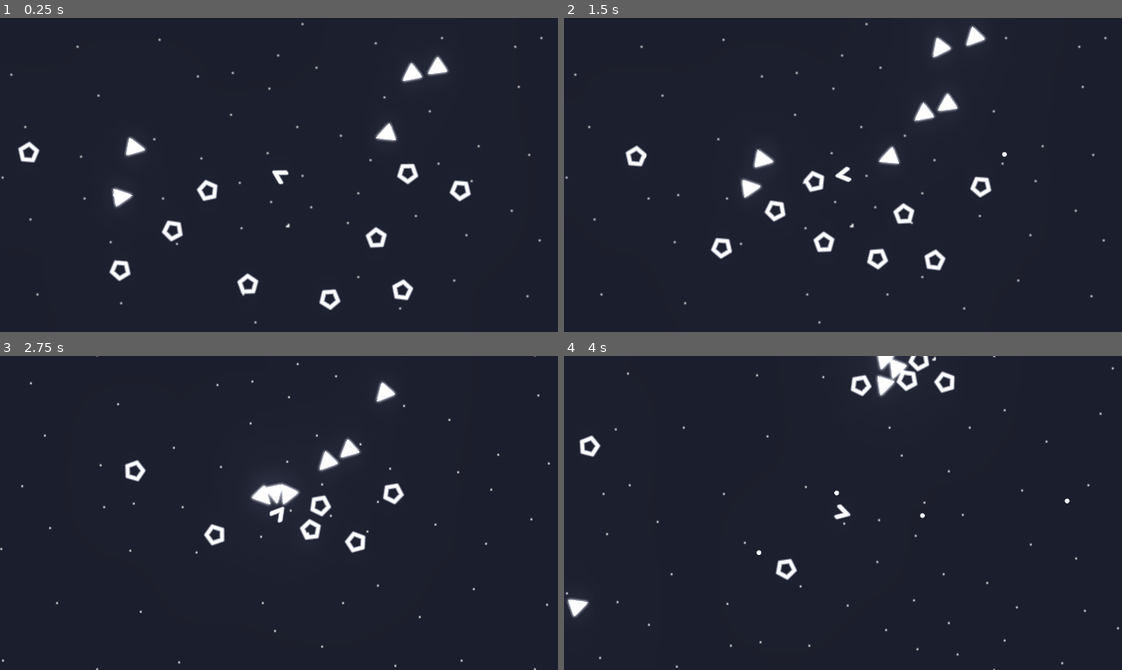
Above: before the commit, frames 1-4 (two rows, left to right).
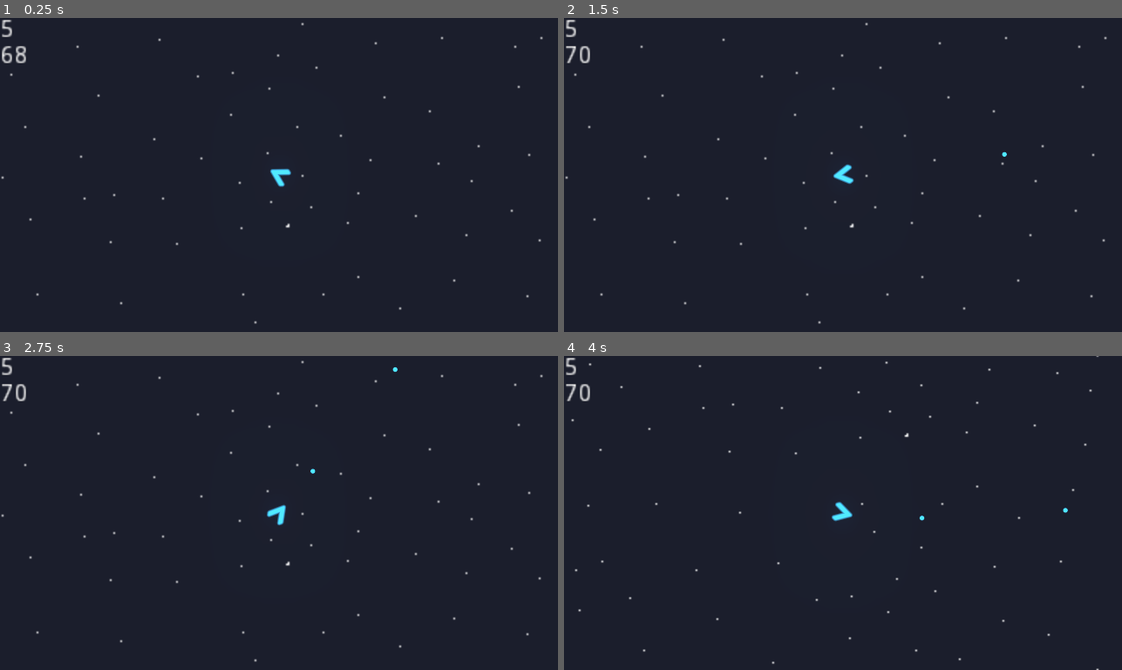
Above: after the commit, the same moments.

Repository: pattlebass/Space-jam
Game: Godot game, scene res://game.tscn
Same seed, same stepped clock (60 frames per second), same inputs: the game is played once before the commit and once after it. The engine's default icon, where the game draws it, is replaced by a stand-in: a white triangle on a blue panel in a dark square.
Inputs (mouse positions are in pixels of both pictures, inside the frame that each line leads up to):
- Up to frame 1 (0.25 s): no input
- Up to frame 2 (1.5 s): move the mouse to (965, 159) at 0.52 s; press the mouse at (965, 159) at 0.53 s; hold D (right) 0.53-1.28 s; move the mouse to (731, 190) at 1.27 s; release the mouse at (731, 190) at 1.28 s; hold A (left) from 1.28 s (still down); click (731, 190) at 1.35 s
- Up to frame 3 (2.75 s): move the mouse to (334, 443) at 2.02 s; release A (left) at 2.03 s; press the mouse at (334, 443) at 2.03 s; hold D (right) from 2.03 s (still down)
- Up to frame 4 (4 s): move the mouse to (815, 575) at 2.77 s; release D (right) at 2.78 s; release the mouse at (815, 575) at 2.78 s; hold W (up) 2.78-3.53 s; click (815, 575) at 2.85 s; move the mouse to (1010, 560) at 3.52 s; press the mouse at (1010, 560) at 3.53 s; hold A (left) from 3.53 s (still down)

The runs differ from the first frame. In frame 1, 2.9% of the frame differs, in the area x 0-85%, y 0-94%; in frame 2, 3.1%, in the area x 0-80%, y 0-81%; in frame 3, 2.9%; in frame 4, 2.5%.

Commit message:
Add files

Diff:
--- a/Space jam/assets/enemies/enemy1.gd
+++ b/Space jam/assets/enemies/enemy1.gd
@@ -1,6 +1,7 @@
 extends KinematicBody2D
 
 onready var player = get_parent().get_node("player")
+onready var game = get_parent()
 var speed = 20
 var damage = 1
 var hp = 2
@@ -12,10 +13,16 @@
 		look_at(player.position)
 		move_and_slide(Vector2(1, 0).rotated(rotation) * speed)
 	if hp <= 0:
-		queue_free()
+		destroy()
+	if global_position.distance_to(player.global_position) > 1000:
+		destroy()
 func _on_Area2D_body_entered(body):
 	if body == self:
 		return
 	elif body == player:
 		body.hp -= damage
+	destroy()
+
+func destroy():
+	game.enemies -= 1
 	queue_free()
--- a/Space jam/assets/enemies/enemy2.gd
+++ b/Space jam/assets/enemies/enemy2.gd
@@ -3,7 +3,7 @@
 export (PackedScene) var bullet_scene
 
 func _ready():
-	$Timer.start(rand_range(1, 2))
+	$Timer.start(rand_range(2, 3))
 	randomize()
 	speed = 30
 	damage = 1
@@ -16,4 +16,4 @@
 		bullet.rotation = rotation
 		bullet.damage = damage
 		bullet.parent_type = "enemy"
-	$Timer.start(rand_range(1, 2))
+	$Timer.start(rand_range(2, 3))
--- a/Space jam/game.gd
+++ b/Space jam/game.gd
@@ -1,19 +1,30 @@
 extends Node2D
 
 var enemies = 0
+onready var player = $player
 export (PackedScene) var enemy1_scene
 export (PackedScene) var enemy2_scene
 
-# Called when the node enters the scene tree for the first time.
 func _ready():
 	randomize()
-	for i in 300:
-		enemies += 1
-		var enemy1 = enemy1_scene.instance()
-		add_child(enemy1)
-		enemy1.position = Vector2(rand_range(-1500, 1500), rand_range(-1500, 1500))
-	for i in 300:
-		enemies += 1
-		var enemy2 = enemy2_scene.instance()
-		add_child(enemy2)
-		enemy2.position = Vector2(rand_range(-1500, 1500), rand_range(-1500, 1500))
+
+func _process(_delta):
+	$ui/HP.text = str(player.hp)
+	$ui/enemies.text = str(enemies)
+	if enemies < 70:
+		var repeats = 70 - enemies
+		for i in repeats:
+			var x = rand_range(-1500, 1500)
+			var y = rand_range(-1500, 1500)
+			var spawn_position = Vector2(x, y)
+			var distance_to_player = spawn_position.distance_to(player.global_position)
+			if distance_to_player < 700 && distance_to_player > 250:
+				enemies += 1
+				var enemy_chosen
+				if randi()%2 == 1:
+					enemy_chosen = enemy1_scene
+				else:
+					enemy_chosen = enemy2_scene
+				var enemy = enemy_chosen.instance()
+				add_child(enemy)
+				enemy.position = spawn_position
--- a/Space jam/game.tscn
+++ b/Space jam/game.tscn
@@ -6,25 +6,29 @@
 [ext_resource path="res://assets/bg.png" type="Texture" id=4]
 [ext_resource path="res://player.gd" type="Script" id=5]
 [ext_resource path="res://assets/bullet.tscn" type="PackedScene" id=6]
-[ext_resource path="res://assets/player/player.png" type="Texture" id=7]
+[ext_resource path="res://icon.png" type="Texture" id=7]
+[ext_resource path="res://assets/player/player.png" type="Texture" id=8]
+
+[sub_resource type="Environment" id=4]
+background_mode = 4
+glow_enabled = true
+adjustment_brightness = 0.01
 
 [sub_resource type="CanvasItemMaterial" id=1]
 
 [sub_resource type="CanvasItemMaterial" id=2]
 blend_mode = 1
 
-[sub_resource type="RectangleShape2D" id=3]
-extents = Vector2( 5, 5 )
-
-[sub_resource type="Environment" id=4]
-background_mode = 4
-glow_enabled = true
-adjustment_brightness = 0.01
+[sub_resource type="ConvexPolygonShape2D" id=5]
+points = PoolVector2Array( -5, -6, 6, 0, -5, 6 )
 
 [node name="game" type="Node2D"]
 script = ExtResource( 1 )
 enemy1_scene = ExtResource( 2 )
 enemy2_scene = ExtResource( 3 )
+
+[node name="WorldEnvironment" type="WorldEnvironment" parent="."]
+environment = SubResource( 4 )
 
 [node name="Sprite" type="Sprite" parent="."]
 material = SubResource( 1 )
@@ -40,15 +44,20 @@
 script = ExtResource( 5 )
 bullet_scene = ExtResource( 6 )
 
+[node name="icon" type="Sprite" parent="player"]
+visible = false
+scale = Vector2( 4.99696, 2.8247 )
+texture = ExtResource( 7 )
+
 [node name="Sprite" type="Sprite" parent="player"]
+modulate = Color( 0.207843, 0.8, 1, 1 )
 material = SubResource( 2 )
 rotation = 1.5708
-scale = Vector2( 0.08, 0.08 )
-texture = ExtResource( 7 )
+scale = Vector2( 0.1, 0.1 )
+texture = ExtResource( 8 )
 
 [node name="CollisionShape2D" type="CollisionShape2D" parent="player"]
-visible = false
-shape = SubResource( 3 )
+shape = SubResource( 5 )
 
 [node name="Camera2D" type="Camera2D" parent="player"]
 current = true
@@ -63,33 +72,15 @@
 one_shot = true
 autostart = true
 
-[node name="enemy2" parent="." instance=ExtResource( 3 )]
-position = Vector2( 50.7731, 53.3125 )
-rotation = 1.5708
+[node name="ui" type="CanvasLayer" parent="."]
 
-[node name="enemy1" parent="." instance=ExtResource( 2 )]
-position = Vector2( 170.62, 145.79 )
+[node name="HP" type="Label" parent="ui"]
+margin_right = 40.0
+margin_bottom = 14.0
+text = "HP"
 
-[node name="enemy3" parent="." instance=ExtResource( 2 )]
-position = Vector2( 218.784, 69.2257 )
-
-[node name="enemy4" parent="." instance=ExtResource( 2 )]
-position = Vector2( 94.2222, 79.6889 )
-
-[node name="enemy5" parent="." instance=ExtResource( 2 )]
-position = Vector2( 249.012, 79.5228 )
-
-[node name="enemy6" parent="." instance=ExtResource( 2 )]
-position = Vector2( 120.463, 137.486 )
-
-[node name="enemy7" parent="." instance=ExtResource( 2 )]
-position = Vector2( 214.134, 139.811 )
-
-[node name="enemy8" parent="." instance=ExtResource( 2 )]
-position = Vector2( 74.4584, 103.771 )
-
-[node name="enemy9" parent="." instance=ExtResource( 2 )]
-position = Vector2( 199.851, 109.252 )
-
-[node name="WorldEnvironment" type="WorldEnvironment" parent="."]
-environment = SubResource( 4 )
+[node name="enemies" type="Label" parent="ui"]
+margin_top = 14.5952
+margin_right = 55.0
+margin_bottom = 28.5952
+text = "Enemies"
--- a/Space jam/player.gd
+++ b/Space jam/player.gd
@@ -24,6 +24,7 @@
 		bullet.rotation = rotation
 		bullet.parent_type = "player"
 		bullet.damage = damage
+		bullet.modulate = $Sprite.modulate
 
 	#if Input.is_action_pressed("left"):
 	#	rotation_direction = -1
Not shown: 1 places in Space jam/game.tscn that only renumber resources
